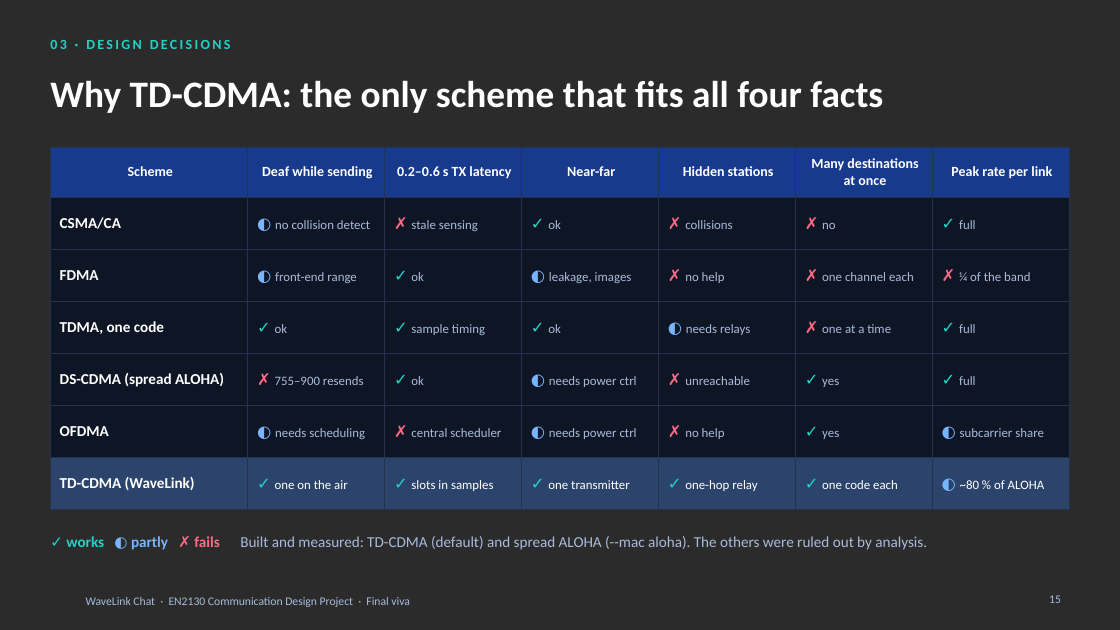
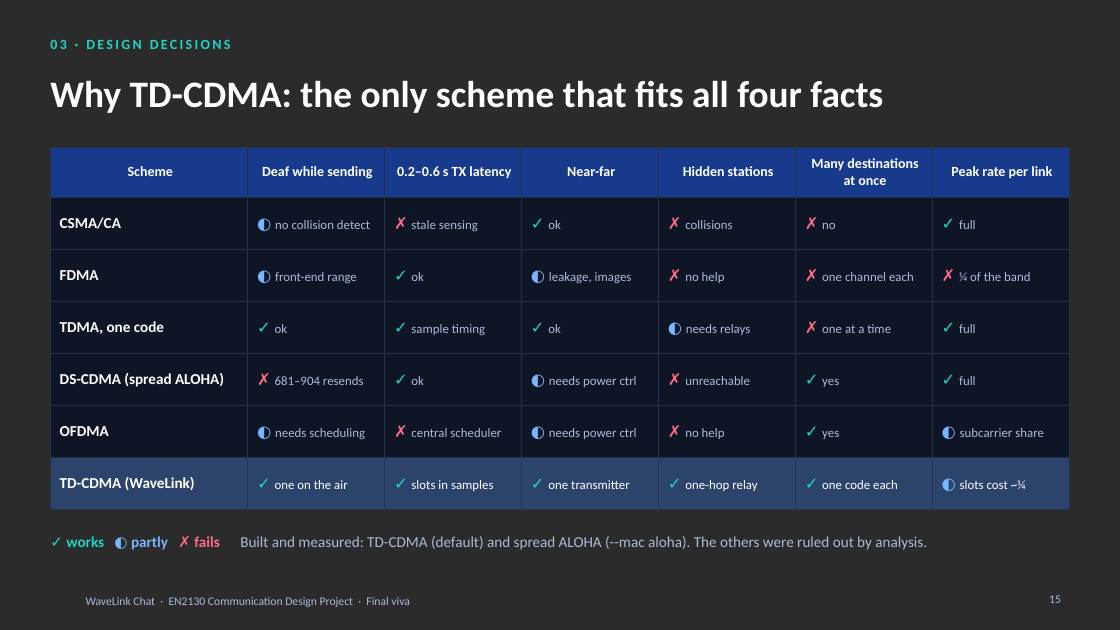
Before and after one commit to pxn-ai/WaveLink, a slide deck: slide 15 of WaveLink_App_Final/WaveLink_Chat_Final_Viva.pptx. Drawn at 1120x630 pixels with LibreOffice and Linux fonts; fonts in the diff are those of the drawing; background and template pictures are left out; a plain dark background stands for a picture behind light text. Boxes give left, top, right and bottom in pixels: in the first picture for what was removed or moved away, otherwise in the second. Text is boxed around its words. In the diff, an @@ line names an element or a change of style, - is before the commit and + after.

```diff
--- a/WaveLink_App_Final/WaveLink_Chat_Final_Viva.pptx
+++ b/WaveLink_App_Final/WaveLink_Chat_Final_Viva.pptx
@@ table at (x1=50, y1=147, x2=1070, y2=495) @@
-row 5, column 2: ✗ 755–900 resends
+row 5, column 2: ✗ 681–904 resends
-row 7, column 7: ◐ ~80 % of ALOHA
+row 7, column 7: ◐ slots cost ~¼
```
Also in this commit, not shown: 22 other slides changed, 6 other files.
